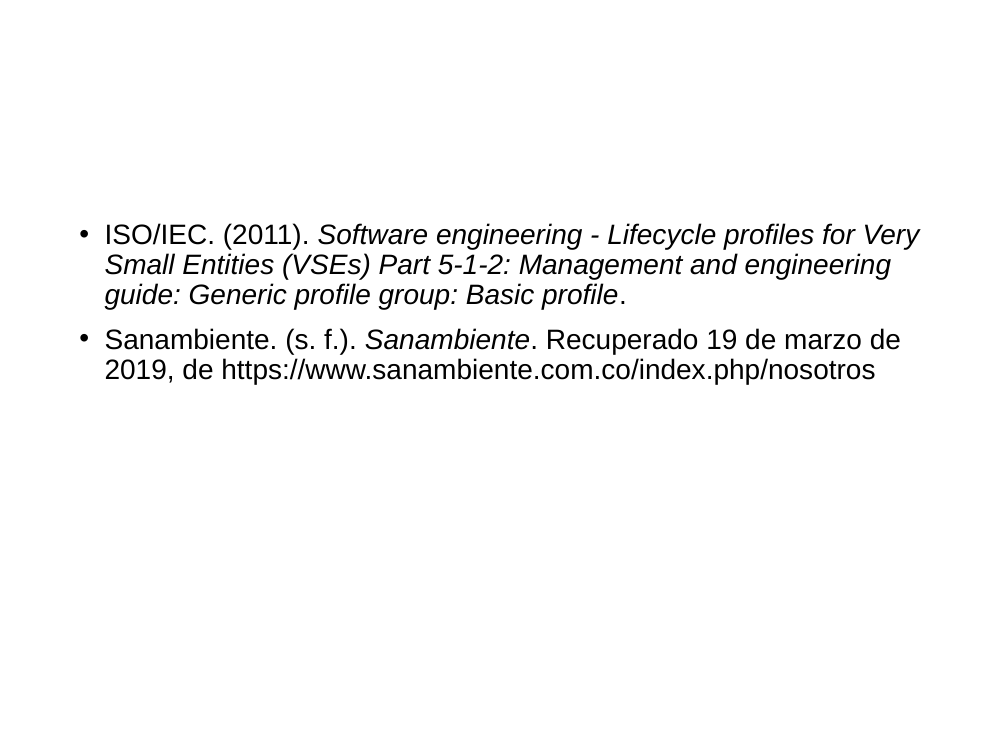
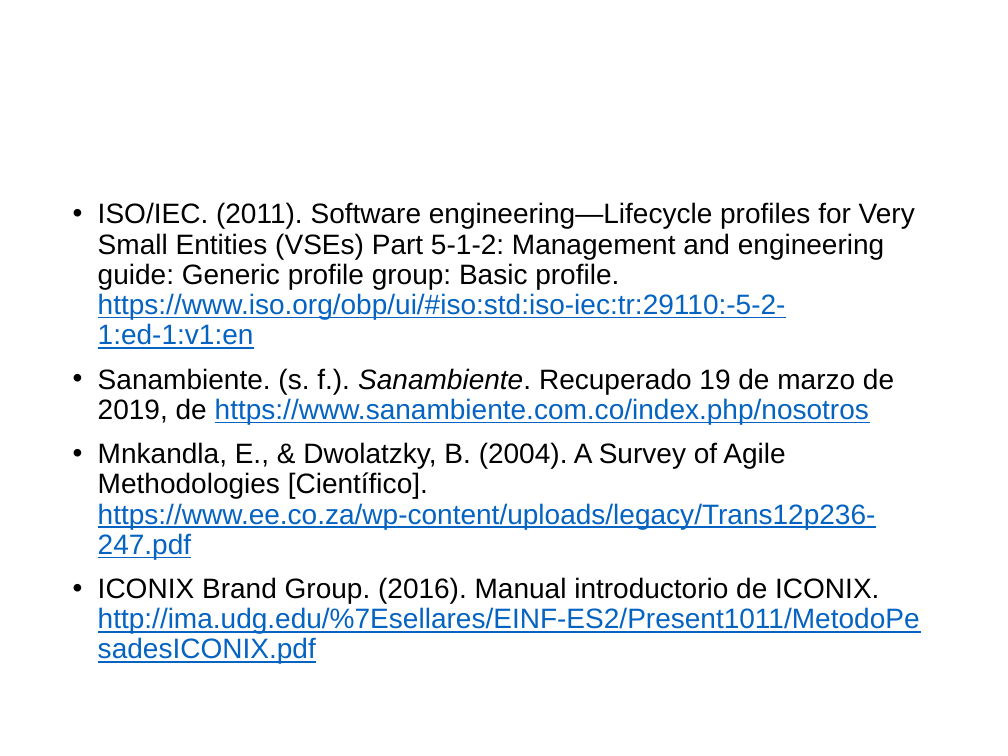
Before and after one commit to cristianpazu/Proyecto-Sanambiente, a slide deck: slide 27 of Documento(s) de proyecto de grado/Presentación del proyecto de grado.pptx. Drawn at 1008x756 pixels with LibreOffice and Linux fonts; fonts in the diff are those of the drawing; background and template pictures are left out. Boxes give left, top, right and bottom in pixels: in the first picture for what was removed or moved away, otherwise in the second. Text is boxed around its words. In the diff, an @@ line names an element or a change of style, - is before the commit and + after.

```diff
--- a/Documento(s) de proyecto de grado/Presentación del proyecto de grado.pptx
+++ b/Documento(s) de proyecto de grado/Presentación del proyecto de grado.pptx
@@ text "ISO/IEC. (2011). Software engineering—Lifecycle profiles ...": place and size @@
-text "ISO/IEC. (2011). Software engineering—Lifecycle profiles ..." at box(105, 223, 920, 384)
+text "ISO/IEC. (2011). Software engineering—Lifecycle profiles ..." at box(98, 202, 920, 664)
@@ text at box(98, 202, 915, 349): text changed; italic off @@
-• ISO/IEC. (2011). Software engineering - Lifecycle profiles for Very Small Entities (VSEs) Part 5-1-2: Management and engineering guide: Generic profile group: Basic profile.
+• ISO/IEC. (2011). Software engineering—Lifecycle profiles for Very Small Entities (VSEs) Part 5-1-2: Management and engineering guide: Generic profile group: Basic profile. https://www.iso.org/obp/ui/#iso:std:iso-iec:tr:29110:-5-2-1:ed-1:v1:en
@@ title at box(431, 234, 504, 255): text changed @@
-8. Bibliografía
+8. Bibliografía (1/2)
@@ text at box(98, 368, 894, 424): text colour #000000 to #0563C1, underline on in "https://www.sanambiente.com.co/index.php/nosotros" @@
@@ text at box(98, 442, 920, 664): paragraphs added @@
+• Mnkandla, E., & Dwolatzky, B. (2004). A Survey of Agile Methodologies [Científico]. https://www.ee.co.za/wp-content/uploads/legacy/Trans12p236-247.pdf
+• ICONIX Brand Group. (2016). Manual introductorio de ICONIX. http://ima.udg.edu/%7Esellares/EINF-ES2/Present1011/MetodoPesadesICONIX.pdf
```
Also in this commit, not shown: 1 other slide changed, 1 slide added.
